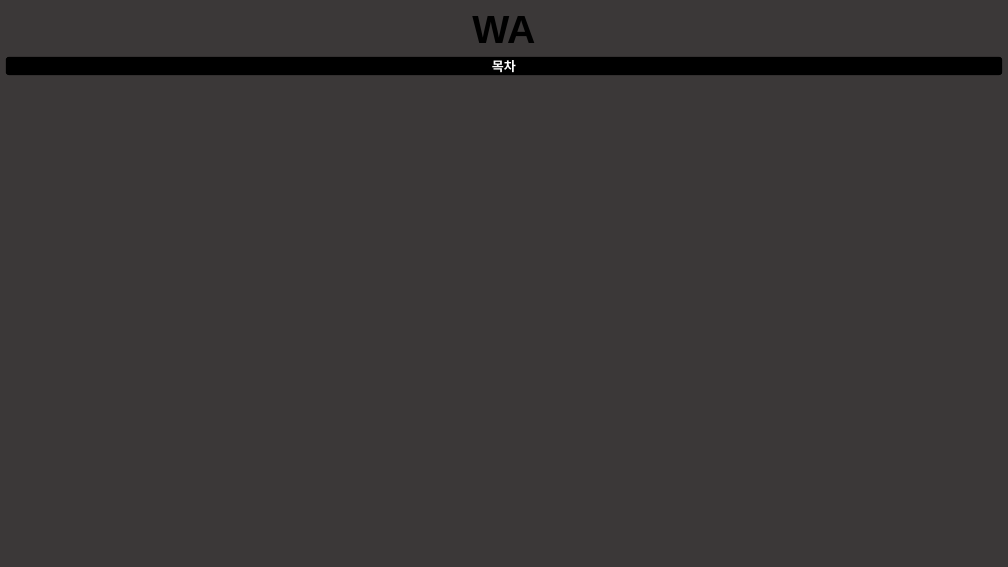
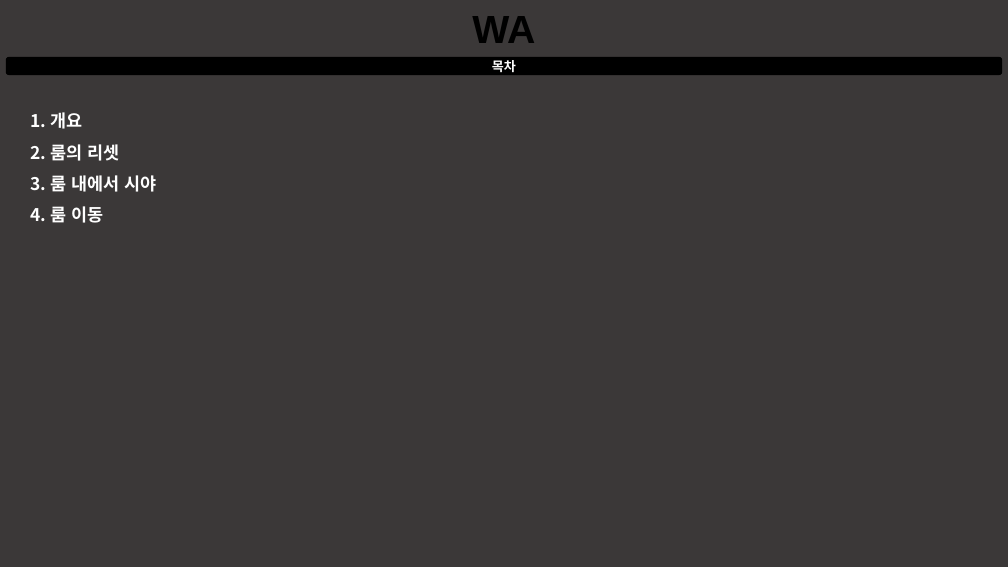
Before and after one commit to taeseongeom/WA, a slide deck: slide 2 of 기획서/신버전/룸 시스템.pptx. Drawn at 1008x567 pixels with LibreOffice and Linux fonts; fonts in the diff are those of the drawing. Boxes give left, top, right and bottom in pixels: in the first picture for what was removed or moved away, otherwise in the second. Text is boxed around its words. In the diff, an @@ line names an element or a change of style, - is before the commit and + after.

Commit message:
수정사항
-로드맵 일단 조금이라도 쓴거 올림
-캐릭터 기력삭제
(대쉬는 그냥 자원을 사용하는 것이 아니라 지속시간과 쿨타임(딜레이) 있는걸로...)
-룸 시스템 대략적으로 완성
(룸 리셋은 퍼즐마다 리셋여부를 배치과정에서 할수 있도록하고, 퍼즐해결여부와 관계없이 항상 리셋되도록하기)
-초기 점프맵 레벨 일단 완료
-카메라 일단 조금 수정
(카메라 캐릭터랑 뗄거죠?)

```diff
--- a/기획서/신버전/룸 시스템.pptx
+++ b/기획서/신버전/룸 시스템.pptx
@@ text added at box(50, 112, 156, 227), 24 pt, text #FFFFFF, bold @@
+1. 개요
+2. 룸의 리셋
+3. 룸 내에서 시야
+4. 룸 이동
```
Also in this commit, not shown: 2 other slides changed, 2 slides added, 1 slide removed, 5 other files.
